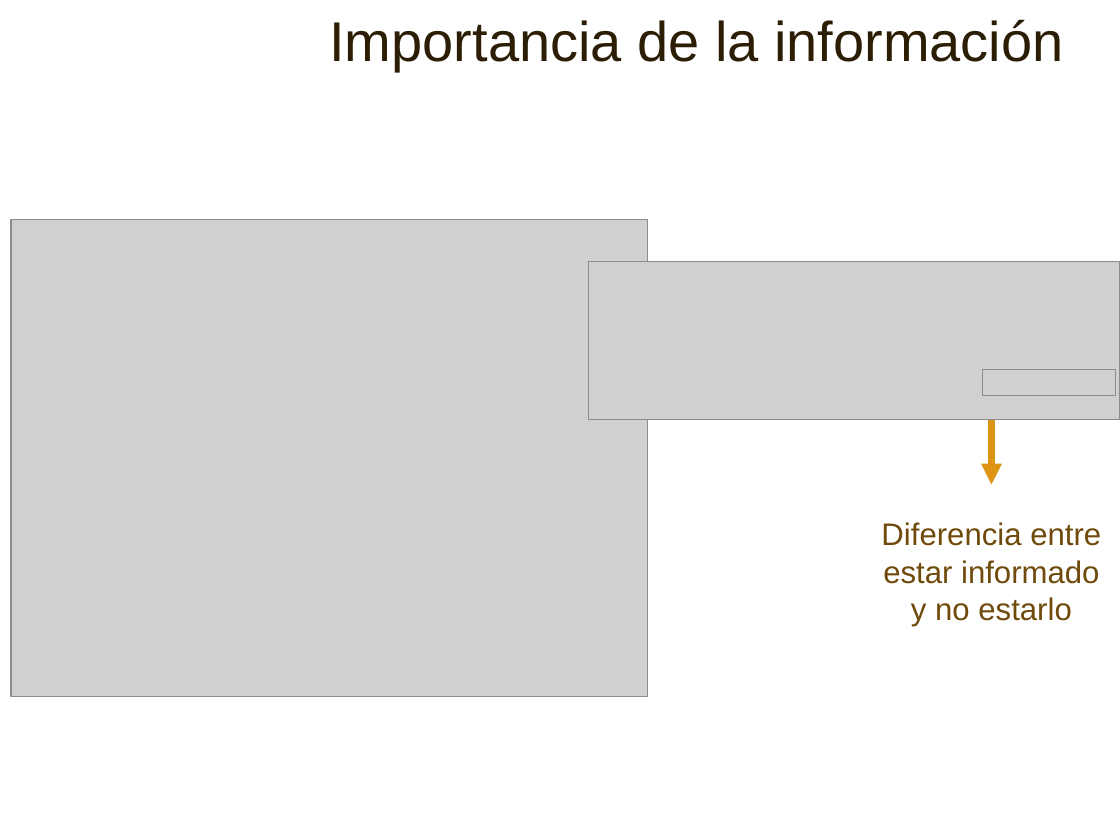
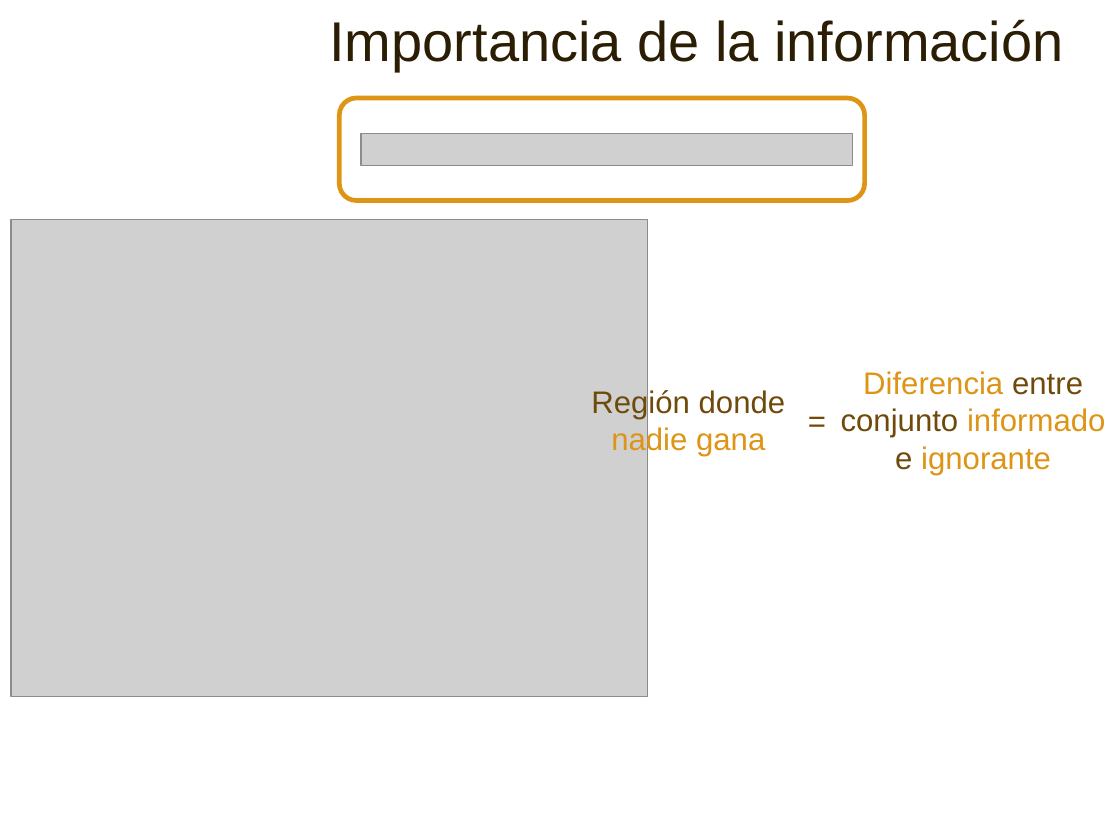
Before and after one commit to gasparalfaro/Tesis-Tesis, a slide deck: slide 32 of Presentacion/Thesis Presentation Gaspar Alfaro.pptx. Drawn at 1120x840 pixels with LibreOffice and Linux fonts; fonts in the diff are those of the drawing; grey boxes stand for pictures. Boxes give left, top, right and bottom in pixels: in the first picture for what was removed or moved away, otherwise in the second. Text is boxed around its words. In the diff, an @@ line names an element or a change of style, - is before the commit and + after.

```diff
--- a/Presentacion/Thesis Presentation Gaspar Alfaro.pptx
+++ b/Presentacion/Thesis Presentation Gaspar Alfaro.pptx
@@ rounded rectangle added at (339, 99, 865, 202), outline #DE9415 3 pt @@
@@ picture added at (361, 133, 852, 166) @@
@@ picture removed at (588, 262, 1120, 420) @@
@@ text added at (591, 388, 786, 456), 20 pt, text #6F4A0B @@
+Región donde nadie gana
@@ text at (841, 371, 1105, 475): text changed; text colour #6F4A0B to #DE9415 @@
-Diferencia entre estar informado y no estarlo
+Diferencia entre conjunto informado e ignorante
@@ picture removed at (982, 370, 1114, 395) @@
@@ text added at (794, 395, 839, 445), 20 pt, text #6F4A0B @@
+=
@@ arrow removed from (991, 420) to (991, 485) @@
```
Also in this commit, not shown: 26 other slides changed, 1 slide added.
